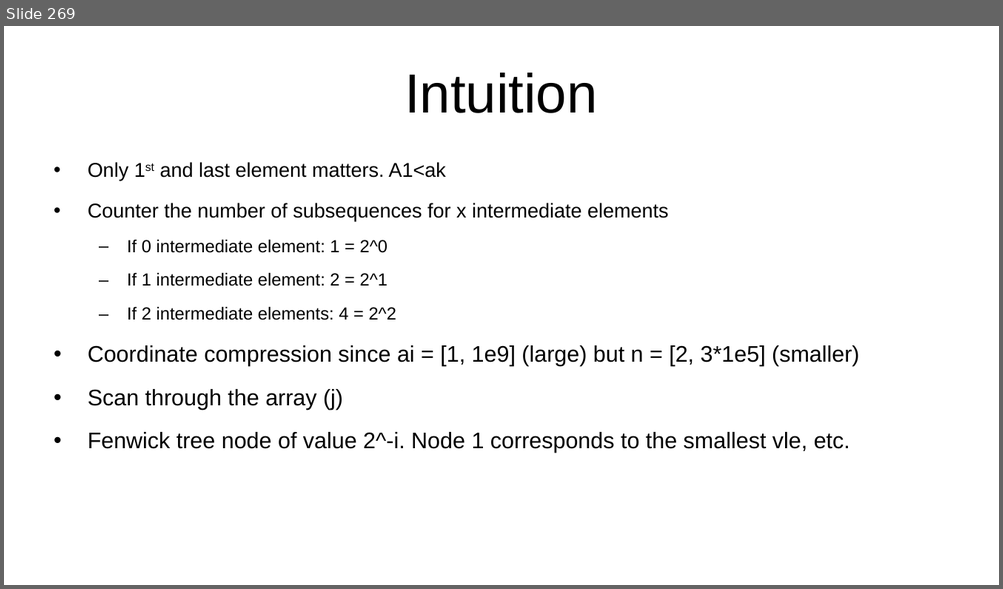
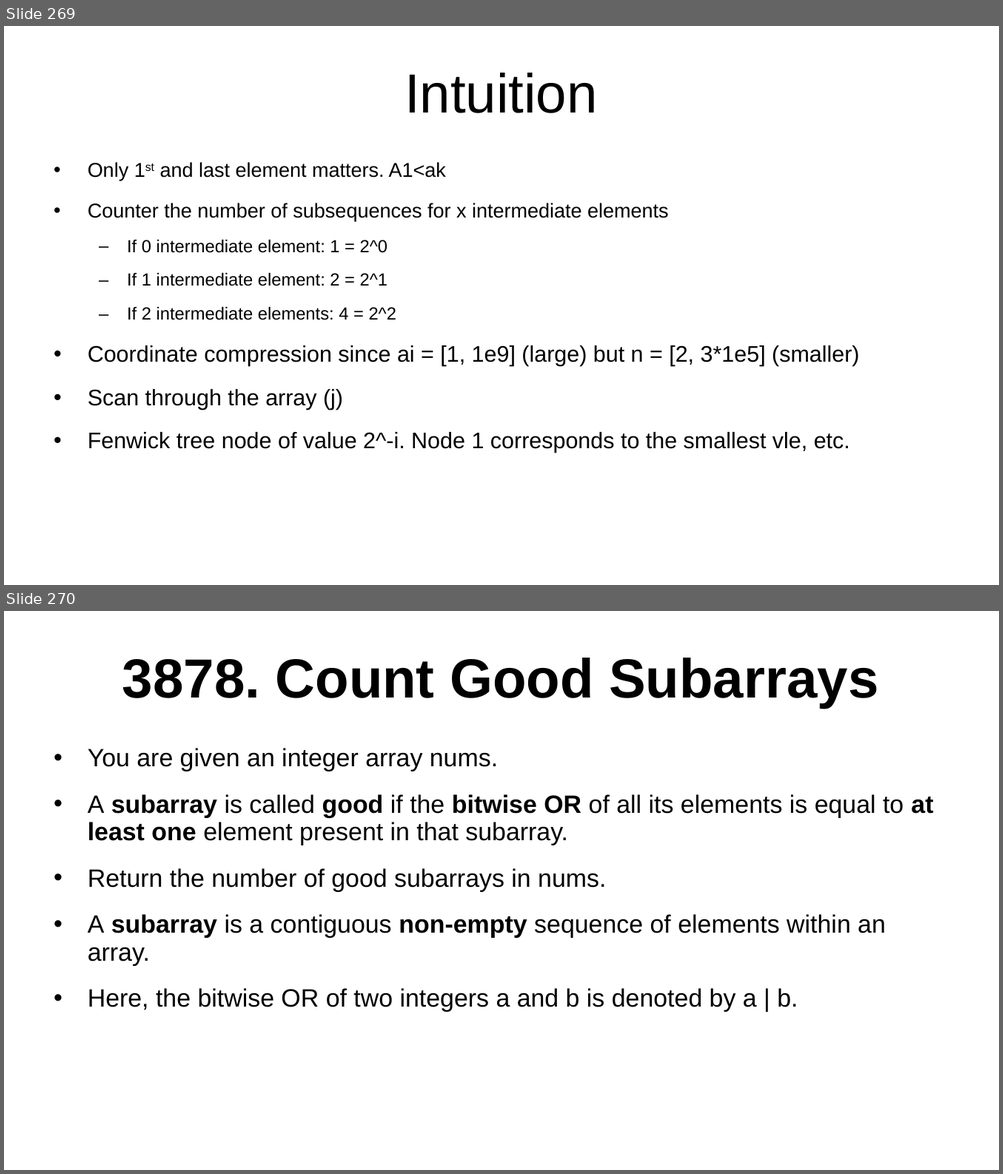
Before and after one commit to kindaichinisan/CompetitiveProgramming, a slide deck: MyCode/competitive_programming.ppt. Shown one above the other, each under a label of ours: slide 269 before the commit, slides 269 and 270 after it. The pictures are 1003x589 and 1003x1174 pixels, drawn with LibreOffice and Linux fonts; fonts in the diff are those of the drawing. Boxes give left, top, right and bottom in pixels: in the first picture for what was removed or moved away, otherwise in the second. Text is boxed around its words. In the diff, an @@ line names an element or a change of style, - is before the commit and + after.

```diff
--- a/MyCode/competitive_programming.ppt
+++ b/MyCode/competitive_programming.ppt
@@ slide 270 added at bbox=[4, 611, 999, 1170], background #FFFFFF @@
@@ title added at bbox=[122, 658, 878, 709], 44 pt, text #000000, bold @@
+3878. Count Good Subarrays
@@ text added at bbox=[88, 748, 933, 1012], 20 pt, text #000000 @@
+• You are given an integer array nums.
+• A subarray is called good if the bitwise OR of all its elements is equal to at least one element present in that subarray.
+• Return the number of good subarrays in nums.
+• A subarray is a contiguous non-empty sequence of elements within an array.
+• Here, the bitwise OR of two integers a and b is denoted by a | b.
```
Also in this commit, not shown: 6 other slides added, 1 other file.
